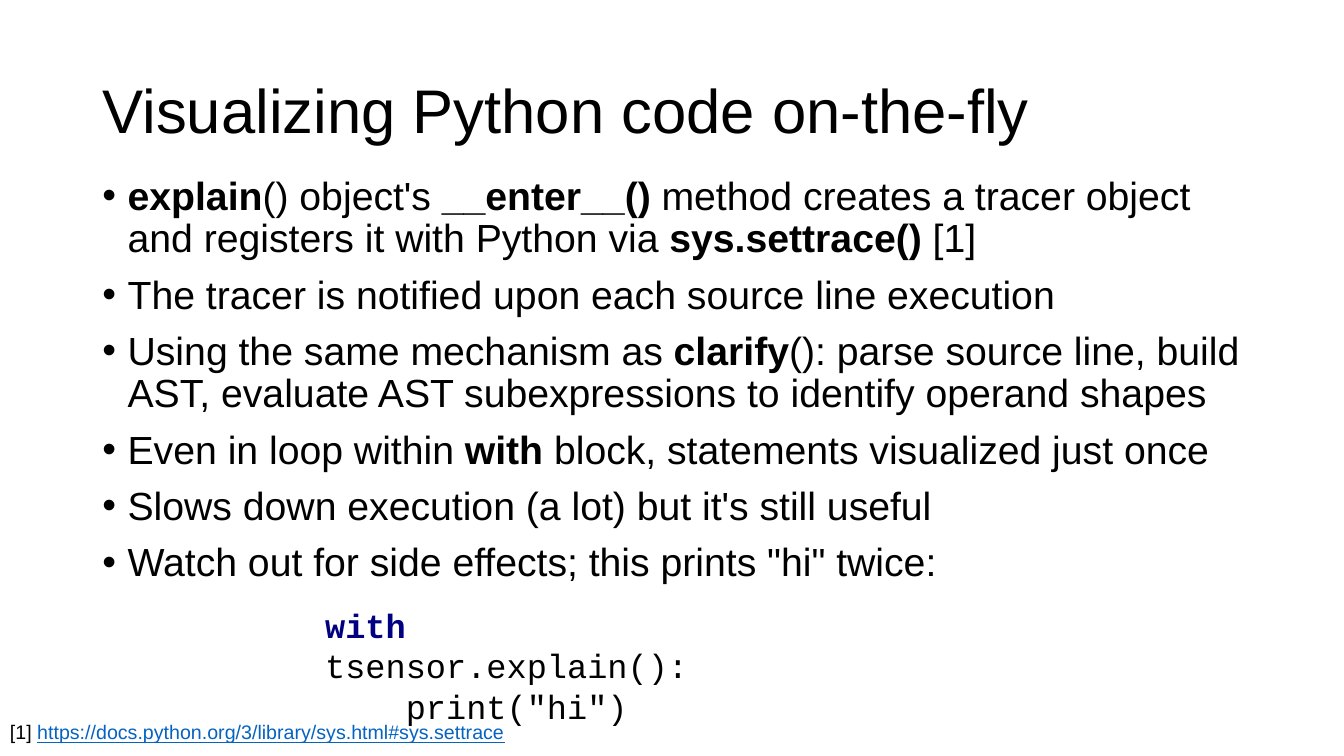
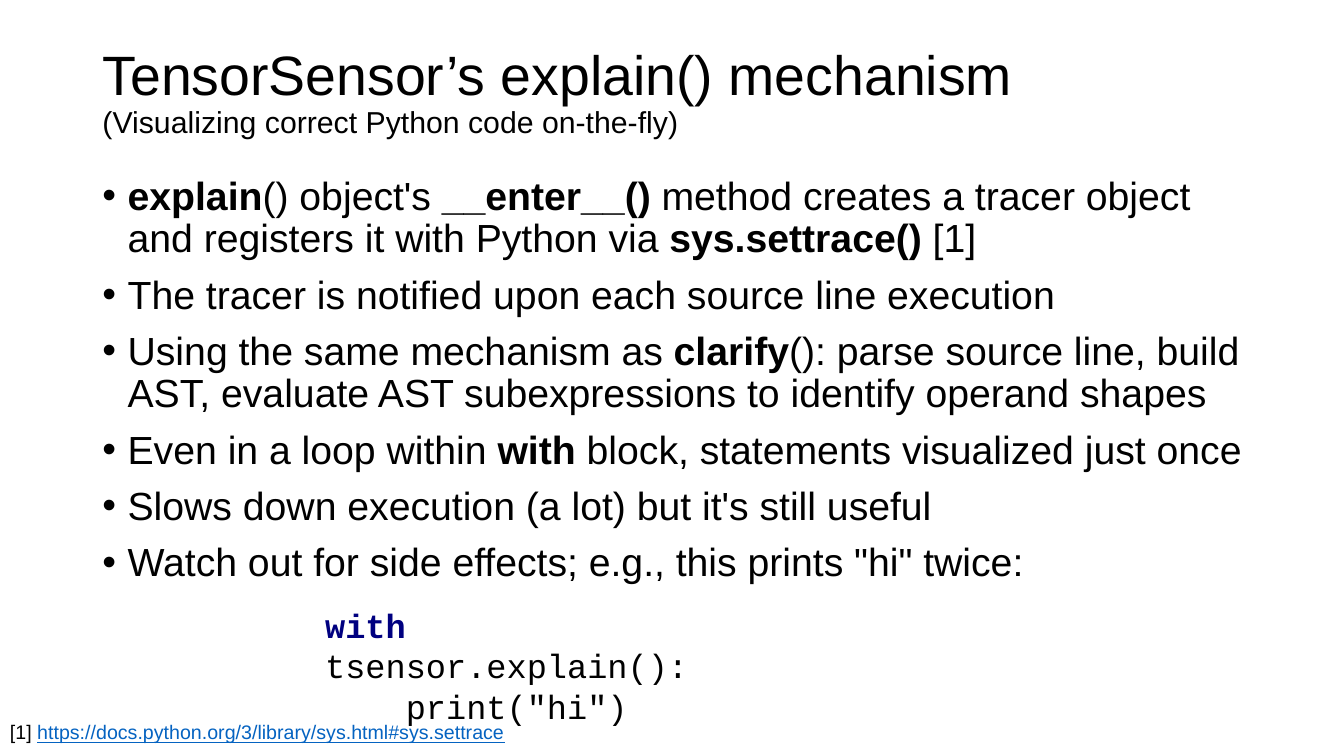
Before and after one commit to parrt/tensor-sensor, a slide deck: slide 19 of talks/tensor-sensor.pptx (slide 27 before the commit). Drawn at 1344x756 pixels with LibreOffice and Linux fonts; fonts in the diff are those of the drawing; background and template pictures are left out. Boxes give left, top, right and bottom in pixels: in the first picture for what was removed or moved away, otherwise in the second. Text is boxed around its words. In the diff, an @@ line names an element or a change of style, - is before the commit and + after.

```diff
--- a/talks/tensor-sensor.pptx
+++ b/talks/tensor-sensor.pptx
@@ title at box(102, 54, 1012, 139): text changed; size 44 to 21.6 pt @@
-Visualizing Python code on-the-fly
+TensorSensor’s explain() mechanism
+(Visualizing correct Python code on-the-fly)
@@ text at box(128, 435, 1242, 472): text changed @@
-• Even in loop within with block, statements visualized just once
+• Even in a loop within with block, statements visualized just once
@@ text at box(128, 547, 1023, 584): text changed @@
-• Watch out for side effects; this prints "hi" twice:
+• Watch out for side effects; e.g., this prints "hi" twice:
```
Also in this commit, not shown: 12 other slides changed, 3 slides added, 11 slides removed, 3 other files.
